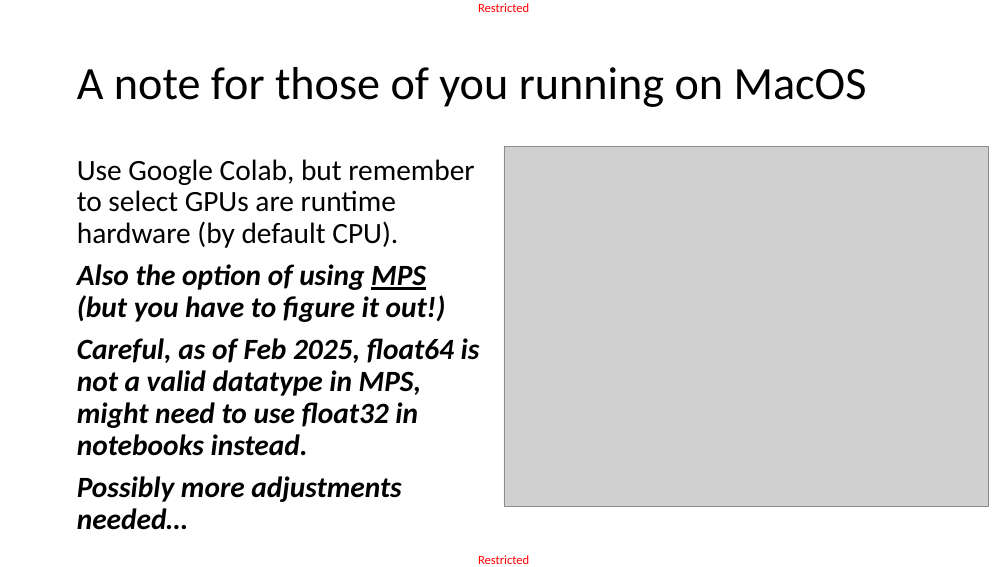
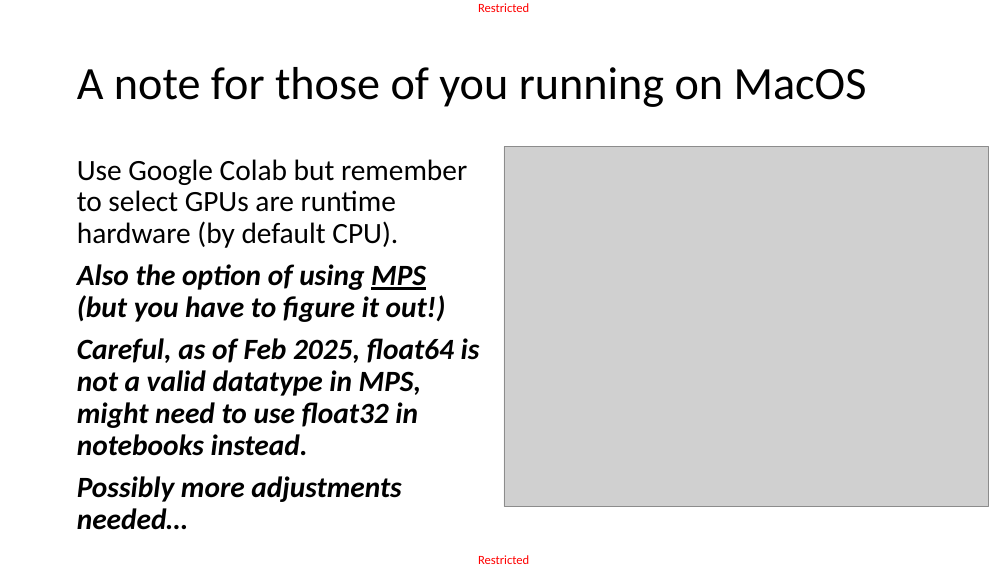
Before and after one commit to matthieudemari/SUTD_DL_50_039, a slide deck: slide 44 of W3/1. W3S1 final/W3S1.pptx. Drawn at 1008x567 pixels with LibreOffice and Linux fonts; fonts in the diff are those of the drawing; grey boxes stand for pictures. Boxes give left, top, right and bottom in pixels: in the first picture for what was removed or moved away, otherwise in the second. Text is boxed around its words. In the diff, an @@ line names an element or a change of style, - is before the commit and + after.

```diff
--- a/W3/1. W3S1 final/W3S1.pptx
+++ b/W3/1. W3S1 final/W3S1.pptx
@@ text at [77, 159, 467, 248]: text changed @@
-Use Google Colab, but remember to select GPUs are runtime hardware (by default CPU).
+Use Google Colab but remember to select GPUs are runtime hardware (by default CPU).
```
Also in this commit, not shown: 2 other slides changed, 8 other files.
